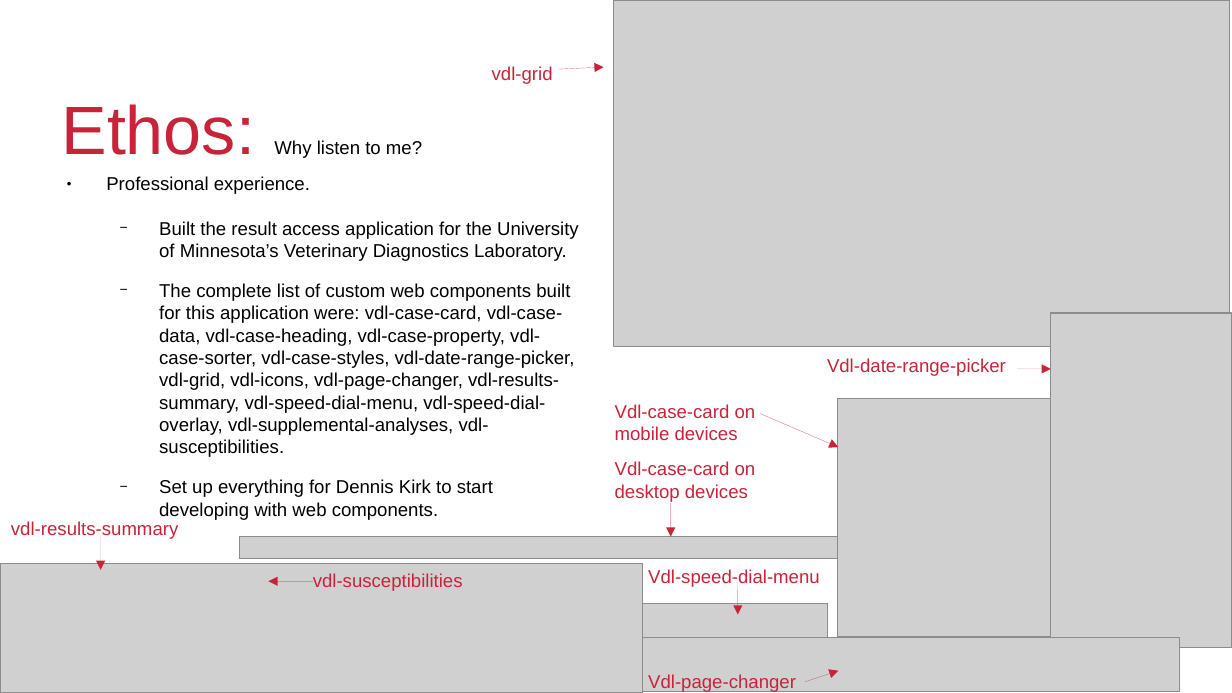
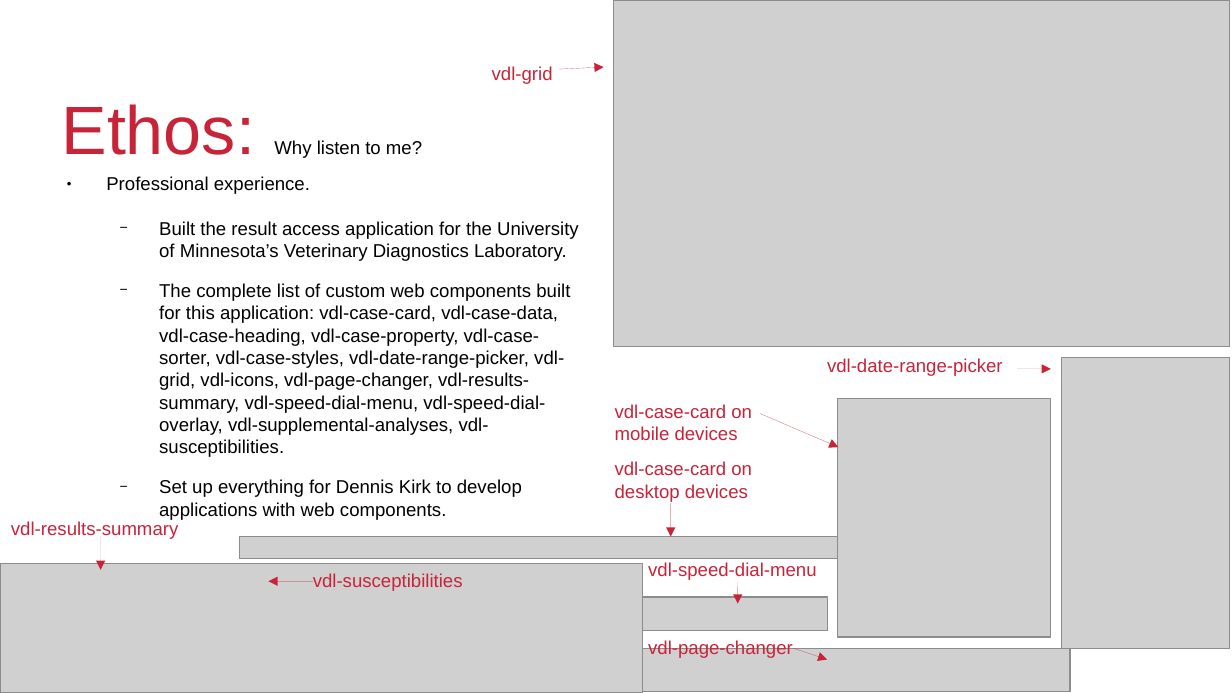
Before and after one commit to QuiWorks/wc-presentation, a slide deck: slide 11 of wc-pp-presentation.odp. Drawn at 1232x693 pixels with LibreOffice and Linux fonts; fonts in the diff are those of the drawing; grey boxes stand for pictures; background and template pictures are left out. Boxes give left, top, right and bottom in pixels: in the first picture for what was removed or moved away, otherwise in the second. Text is boxed around its words. In the diff, an @@ line names an element or a change of style, - is before the commit and + after.

```diff
--- a/wc-pp-presentation.odp
+++ b/wc-pp-presentation.odp
@@ text at (159, 283, 570, 520): text changed @@
-  − The complete list of custom web components built for this application were: vdl-case-card, vdl-case-data, vdl-case-heading, vdl-case-property, vdl-case-sorter, vdl-case-styles, vdl-date-range-picker, vdl-grid, vdl-icons, vdl-page-changer, vdl-results-summary, vdl-speed-dial-menu, vdl-speed-dial-overlay, vdl-supplemental-analyses, vdl-susceptibilities.
-  − Set up everything for Dennis Kirk to start developing with web components.
+  − The complete list of custom web components built for this application: vdl-case-card, vdl-case-data, vdl-case-heading, vdl-case-property, vdl-case-sorter, vdl-case-styles, vdl-date-range-picker, vdl-grid, vdl-icons, vdl-page-changer, vdl-results-summary, vdl-speed-dial-menu, vdl-speed-dial-overlay, vdl-supplemental-analyses, vdl-susceptibilities.
+  − Set up everything for Dennis Kirk to develop applications with web components.
@@ text at (827, 358, 1003, 376): text changed @@
-Vdl-date-range-picker
+vdl-date-range-picker
@@ picture: place and size @@
-picture at (1051, 313, 1232, 647)
+picture at (1062, 358, 1230, 648)
@@ text at (615, 404, 752, 440): text changed @@
-Vdl-case-card on mobile devices
+vdl-case-card on mobile devices
@@ text at (615, 461, 752, 502): text changed @@
-Vdl-case-card on desktop devices
+vdl-case-card on desktop devices
@@ text at (648, 562, 816, 580): text changed @@
-Vdl-speed-dial-menu
+vdl-speed-dial-menu
@@ picture: place and size @@
-picture at (643, 604, 827, 637)
+picture at (643, 597, 827, 631)
@@ arrow moved from (738, 615) - (738, 581) to (738, 604) - (738, 581) @@
@@ picture: place and size @@
-picture at (643, 637, 1179, 692)
+picture at (643, 648, 1070, 692)
@@ text at (648, 640, 793, 658): text changed @@
-Vdl-page-changer
+vdl-page-changer
@@ arrow moved from (838, 671) - (805, 682) to (827, 660) - (794, 648) @@
```
Also in this commit, not shown: 8 other slides changed.
